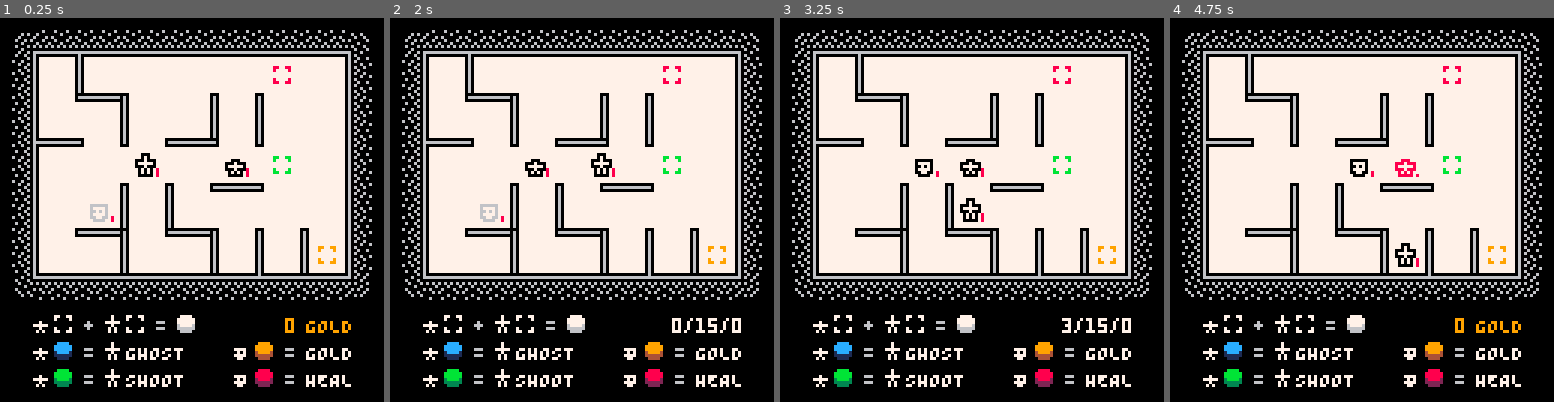
Above: before the commit, frames 1-4 (left to right).
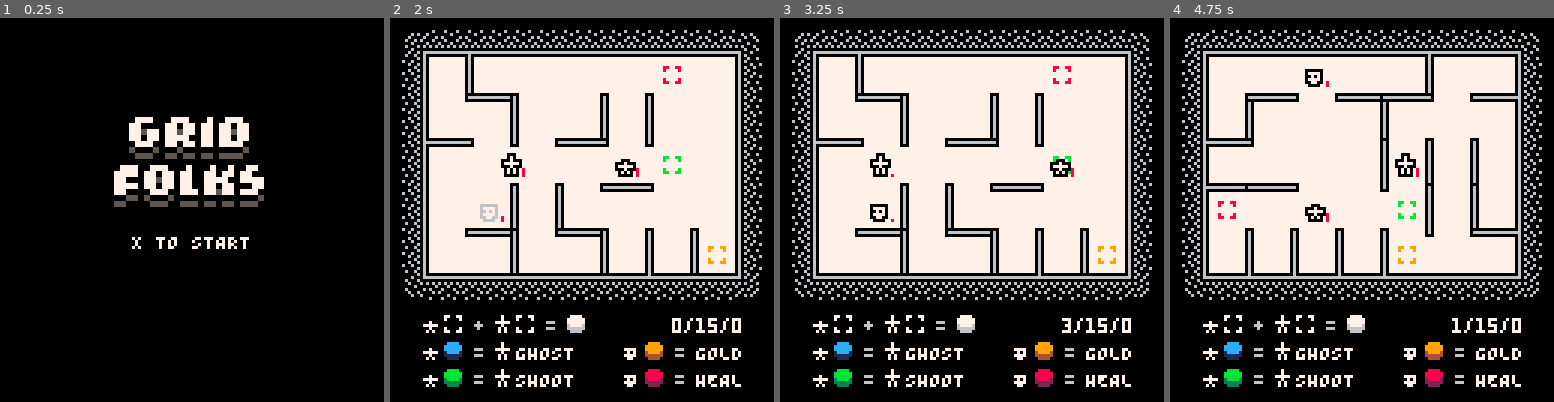
Above: after the commit, the same moments.

Repository: taylordolan/grid-folks
Game: PICO-8 cartridge grid_folks.p8
Two runs of this game, one before a commit and one after it. Both use one fixed random seed, a clock stepped at 60 frames per second and the inputs below.
Inputs:
- Up to frame 1 (0.25 s): no input
- Up to frame 2 (2 s): tap O (Z key) at 0.33, 0.7, 1.43 s; tap X (X key) at 1.07 s; hold Left from 1.97 s (still down)
- Up to frame 3 (3.25 s): tap X (X key) every 0.33 s from 2.07 to 3.07 s; tap O (Z key) at 2.22, 3.1 s; release Left at 2.37 s; hold Down 2.42-2.82 s; hold Right from 2.87 s (still down)
- Up to frame 4 (4.75 s): tap X (X key) every 0.33 s from 3.4 to 4.73 s; release Right at 3.53 s; hold Up 3.58-4.08 s; tap O (Z key) at 3.98 s; hold Right 4.13-4.53 s; hold Down from 4.58 s (still down)

The runs differ from the first frame. In frame 1, 48% of the frame differs, in the area x 3-97%, y 3-97%; in frame 2, 0.7%; in frame 3, 1.0%; in frame 4, 8.1%.

Commit message:
initial title screen

Diff:
--- a/grid_folks.p8
+++ b/grid_folks.p8
@@ -11,10 +11,11 @@
 -- [x] affordance for walking through walls
 -- [x] transitions for taking damage (hero and enemy)
 -- [x] animation for enemy death
+-- [x] title screen
+-- [ ] cooler rendering for shot
 -- [ ] balance enemy spawn rate
 -- [ ] when multiple enemies are present, they should act in random order
 -- [ ] nicer-looking end game states
--- [ ] title screen?
 -- [ ] better instructions presentation?
 
 -- game state that gets refreshed on restart
@@ -117,6 +118,7 @@
   game_won = false
   debug_mode = false
   delay = 0
+  game_started = false
 
   -- lists of things
   heroes = {}
@@ -226,6 +228,13 @@
 
 function _update60()
 
+  if not game_started then
+    if btnp(5) then
+      game_started = true
+    end
+    return
+  end
+
   if btnp(4) then
     debug_mode = not debug_mode
   end
@@ -233,6 +242,7 @@
   if game_won or game_lost then
     if btnp(5) then
       _init()
+      game_started = true
     end
     return
   end
@@ -358,6 +368,16 @@
 function _draw()
 
 	cls()
+
+  if not game_started then
+    pal(colors.dark_gray, colors.black)
+    pal(colors.navy, colors.dark_gray)
+    spr(64,32,32,8,4)
+    local _text = smallcaps("x to start")
+    print(_text, 64 - #_text * 4 / 2, 72, colors.white)
+    return
+  end
+
   local total_sprites_height = sprite_size * rows
   local total_margins_height = tile_margin * (rows - 1)
   local total_map_height = total_sprites_height + total_margins_height
@@ -656,7 +676,7 @@
 
   if thing.screen_seq and #thing.screen_seq == 0 then
     local _c = tile_to_screen(dest)
-    if thing.type == "enemy" then
+    if thing.type == "enemy" or thing.type == "hero" then
       local _x = _c[1]
       local _y = _c[2]
       local _a = {_x,_y-2}
Not shown, changed: 71 lines of the sprite sheet (__gfx__) section of grid_folks.p8
Not shown, changed: the sound effects (__sfx__) section of grid_folks.p8
